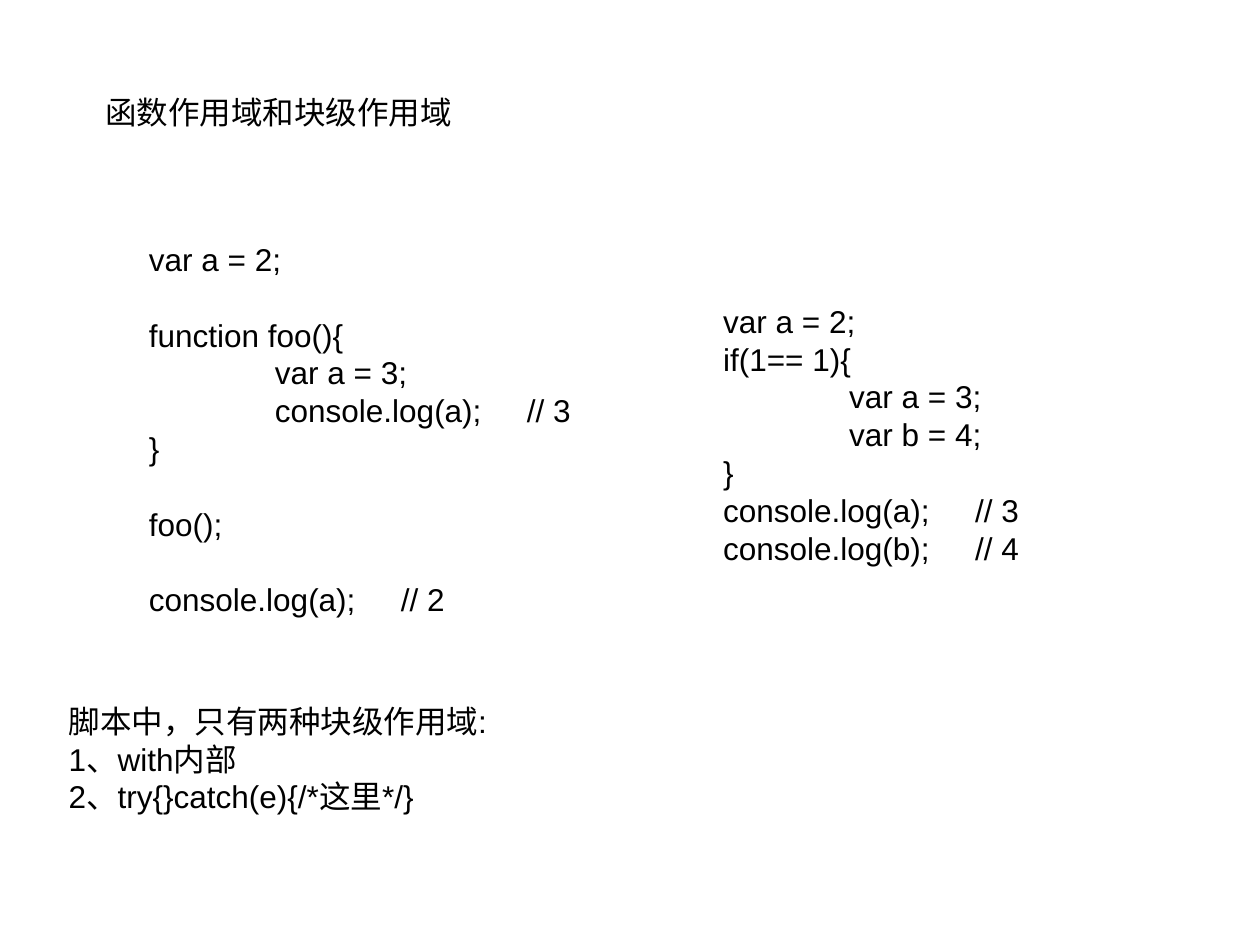
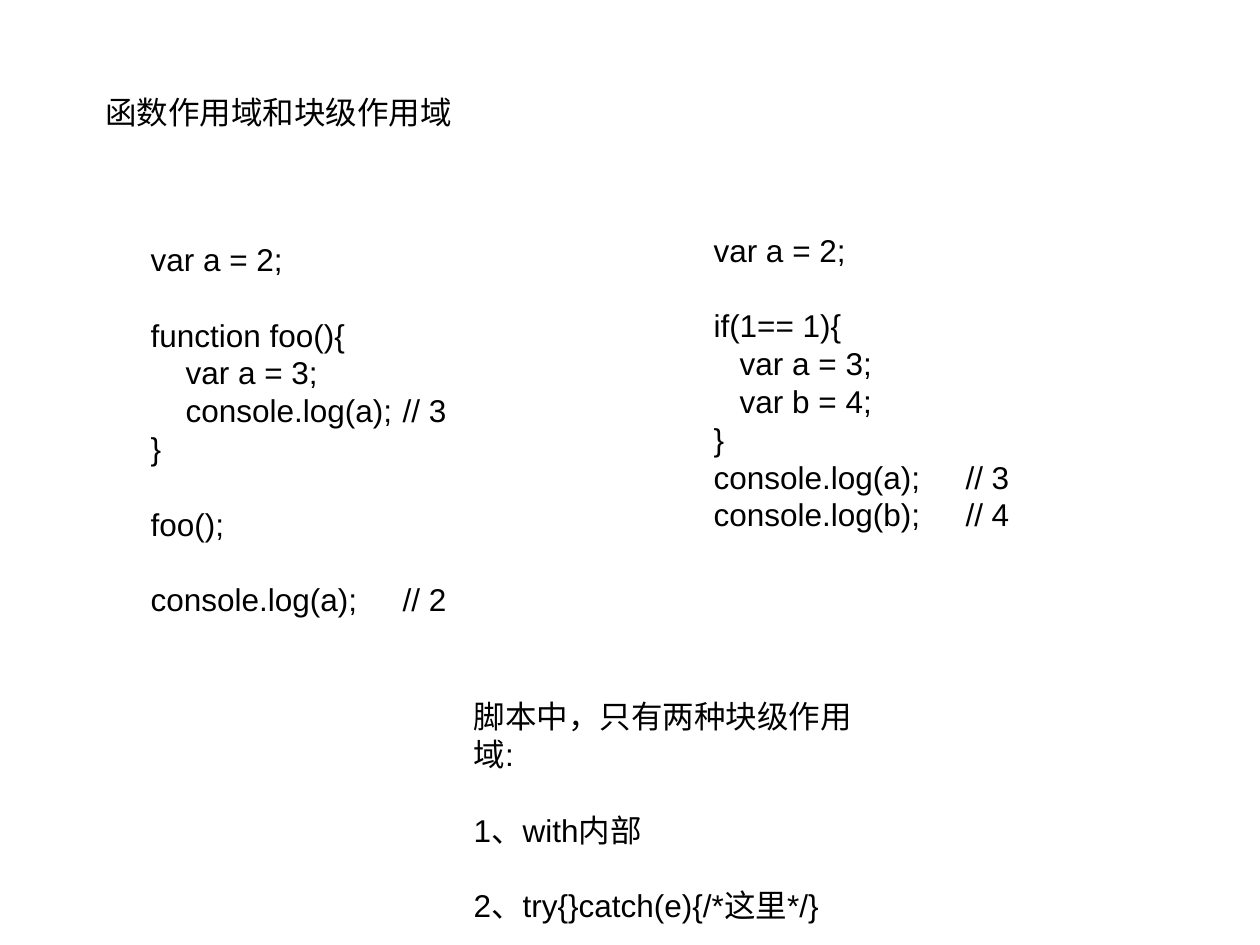
Before and after one commit to linfenpan/flamingo, a slide deck: slide 10 of share/脚本执行的3兄弟.ppt. Drawn at 1260x945 pixels with LibreOffice and Linux fonts; fonts in the diff are those of the drawing. Boxes give left, top, right and bottom in pixels: in the first picture for what was removed or moved away, otherwise in the second. Text is boxed around its words. In the diff, an @@ line names an element or a change of style, - is before the commit and + after.

```diff
--- a/share/脚本执行的3兄弟.ppt
+++ b/share/脚本执行的3兄弟.ppt
@@ text "var a = 2;" rewrapped from [149, 249, 481, 617] to [151, 249, 447, 617] @@
@@ text "var a = 2;" rewrapped from [723, 311, 1019, 565] to [714, 240, 1010, 532] @@
@@ text "脚本中，只有两种块级作用域:" rewrapped from [69, 706, 487, 814] to [474, 701, 852, 923] @@
```
Also in this commit, not shown: 8 other slides changed, 1 slide added, 5 slides removed, 23 other files.
